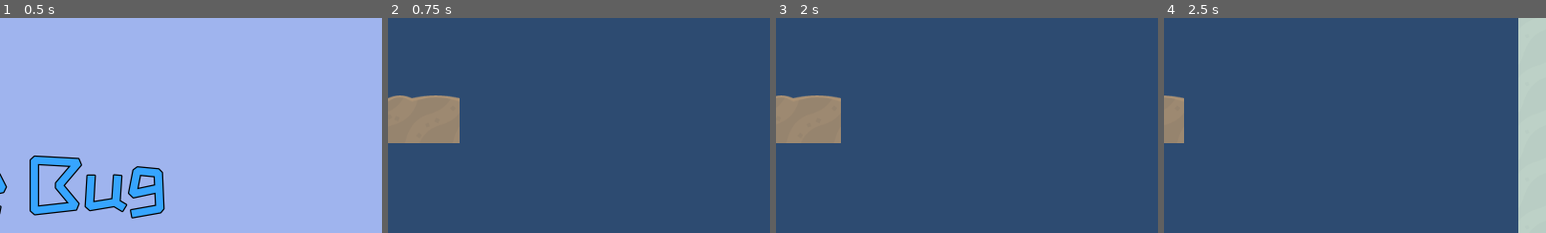
Above: before the commit, frames 1-4 (left to right).
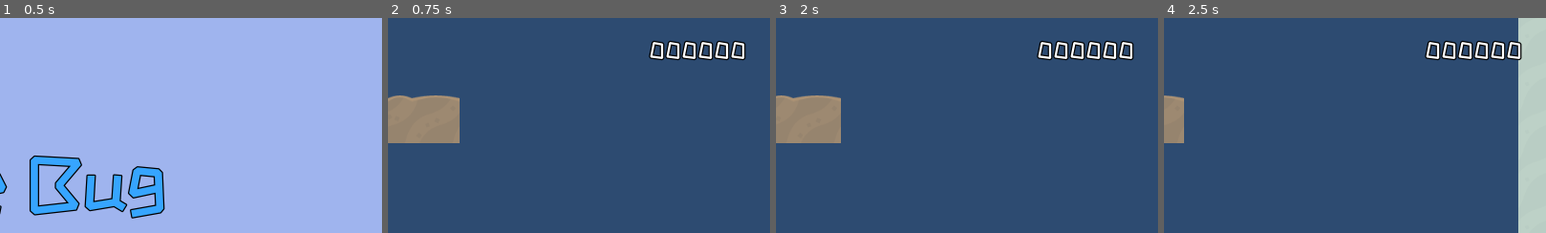
Above: after the commit, the same moments.

Repository: cpvanlue/dive-bug
Game: Godot game, scene res://MainMenu/MainMenu.tscn
The game is run twice, just before and just after one commit, with the same random seed, the same clock (stepped at 60 frames per second) and the same inputs.
Inputs:
- Up to frame 1 (0.5 s): no input
- Up to frame 2 (0.75 s): click "Play" at 0.5 s
- Up to frame 3 (2 s): tap Enter (shoot) at 1.25, 1.35 s; hold D (right) from 1.28 s (still down)
- Up to frame 4 (2.5 s): keep holding D (right); tap Shift (sprint) at 2.1 s
The pictures show only the part of the screen within x 50-100%, y 0-50%; the shares and areas given below are measured in that part.

Frame 1 is identical in both runs. In frame 2, 1.7% of the frame differs, in the area x 68-94%, y 10-20%; in frame 3, 1.7%; in frame 4, 1.7%.

Commit message:
Add HUD and dynamic score updates

Diff:
--- /dev/null
+++ b/HUD/HUD.tscn
@@ -0,0 +1,22 @@
+[gd_scene load_steps=3 format=2]
+
+[ext_resource path="res://Common/ZCOOLKuaiLe-Regular.ttf" type="DynamicFontData" id=1]
+
+[sub_resource type="DynamicFont" id=1]
+size = 40
+outline_size = 2
+outline_color = Color( 0, 0, 0, 1 )
+font_data = ExtResource( 1 )
+
+[node name="HUD" type="Node2D"]
+
+[node name="ScoreLabel" type="Label" parent="."]
+margin_left = 1076.06
+margin_top = 32.7359
+margin_right = 1238.06
+margin_bottom = 73.7359
+custom_fonts/font = SubResource( 1 )
+text = "000000"
+__meta__ = {
+"_edit_use_anchors_": false
+}
--- a/Level/Level.gd
+++ b/Level/Level.gd
@@ -30,8 +30,7 @@
 
 func _on_Enemy_Killed() -> void:
 	score += 100
-	# Update Score label in HUD once created
-	print(score)
+	$CanvasLayer/HUD/ScoreLabel.text = "%06d" % score
 
 
 func _on_ReplayButton_pressed() -> void:
--- a/Level/Level.tscn
+++ b/Level/Level.tscn
@@ -1,9 +1,10 @@
-[gd_scene load_steps=50 format=2]
+[gd_scene load_steps=51 format=2]
 
 [ext_resource path="res://Common/fishTilesheet.png" type="Texture" id=1]
 [ext_resource path="res://Player/Player.tscn" type="PackedScene" id=2]
 [ext_resource path="res://Level/Level.gd" type="Script" id=3]
 [ext_resource path="res://Common/ZCOOLKuaiLe-Regular.ttf" type="DynamicFontData" id=4]
+[ext_resource path="res://HUD/HUD.tscn" type="PackedScene" id=5]
 
 [sub_resource type="ConvexPolygonShape2D" id=1]
 points = PoolVector2Array( 0, 0, 64, 0, 64, 64, 0, 64 )
@@ -1529,6 +1530,10 @@
 
 [node name="DifficultyTimer" type="Timer" parent="."]
 
+[node name="CanvasLayer" type="CanvasLayer" parent="."]
+
+[node name="HUD" parent="CanvasLayer" instance=ExtResource( 5 )]
+
 [connection signal="player_death" from="Player" to="." method="_on_Player_player_death"]
 [connection signal="body_entered" from="KillZone" to="." method="_on_KillZone_body_entered"]
 [connection signal="body_entered" from="LEnemyKillZone" to="." method="_on_KillZone_body_entered"]
